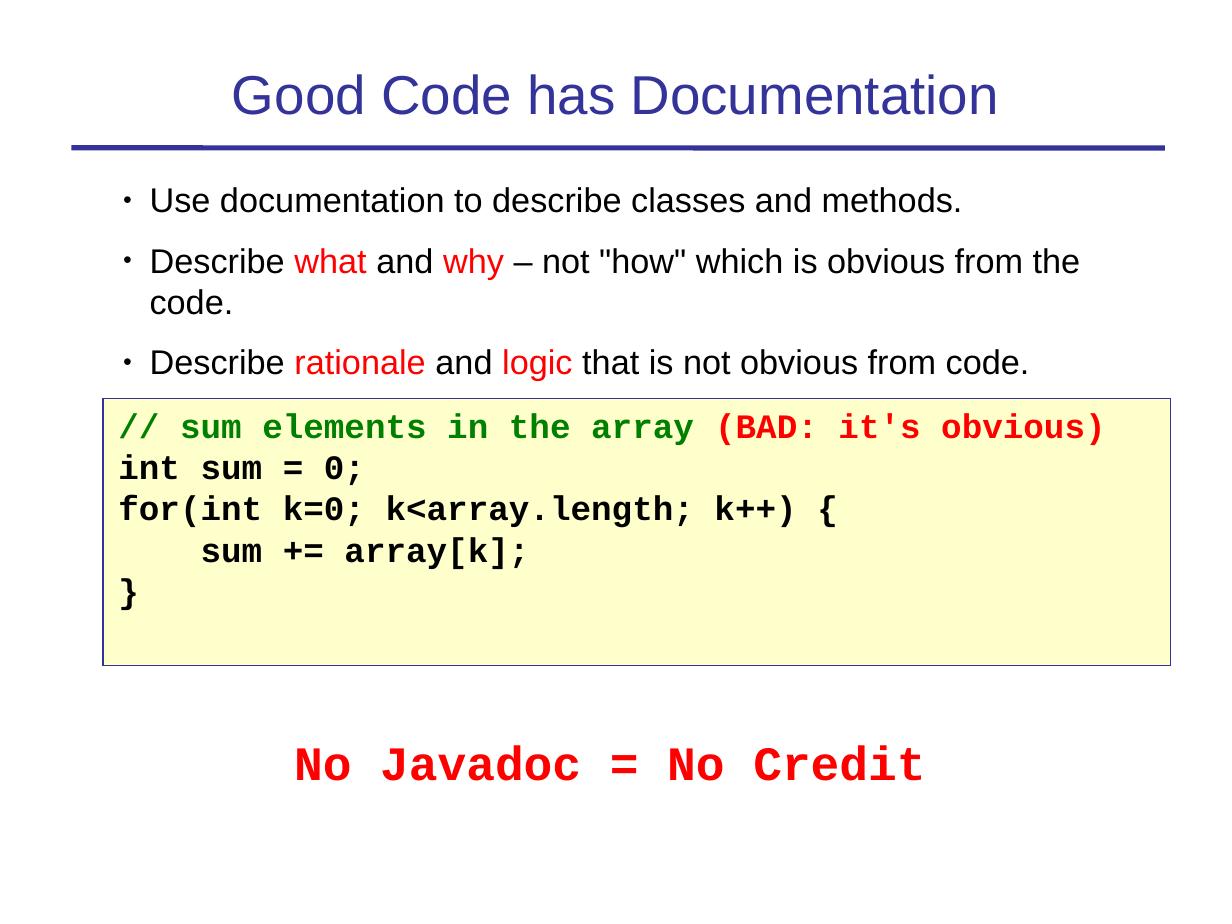
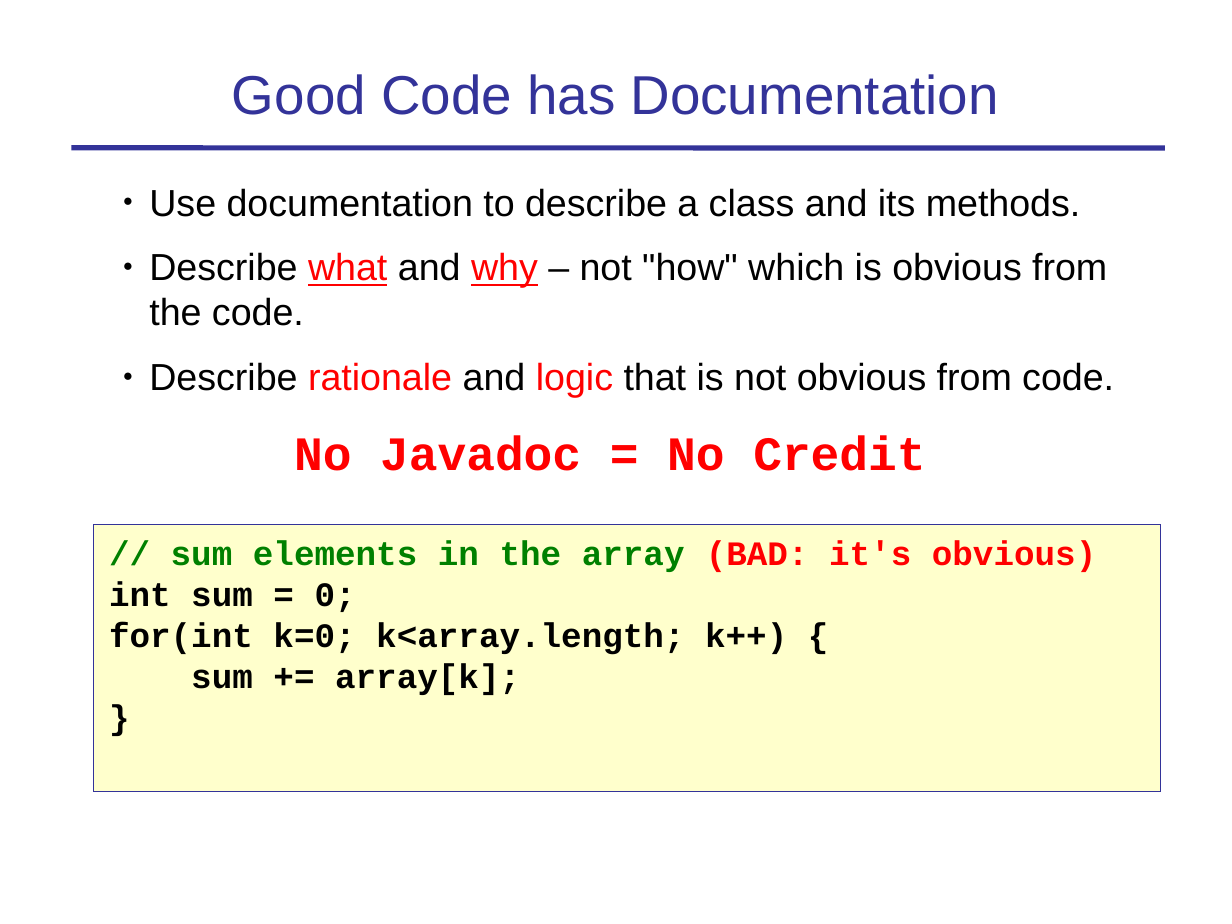
Before and after one commit to skeoop/skeoop.github.io, a slide deck: slide 11 of intro/Coding-Standard-and-Javadoc.ppt. Drawn at 1232x924 pixels with LibreOffice and Linux fonts; fonts in the diff are those of the drawing. Boxes give left, top, right and bottom in pixels: in the first picture for what was removed or moved away, otherwise in the second. Text is boxed around its words. In the diff, an @@ line names an element or a change of style, - is before the commit and + after.

```diff
--- a/intro/Coding-Standard-and-Javadoc.ppt
+++ b/intro/Coding-Standard-and-Javadoc.ppt
@@ text at box(149, 188, 1080, 217): text changed; size 20 to 22 pt @@
-● Use documentation to describe classes and methods.
+● Use documentation to describe a class and its methods.
@@ text at box(149, 252, 1114, 397): size 20 to 22 pt in "Describe what and why – not "how" ...", "Describe rationale and logic that is not ..."; underline on in "what why" @@
@@ text "No Javadoc = No Credit": place and size @@
-text "No Javadoc = No Credit" at box(294, 746, 925, 781)
+text "No Javadoc = No Credit" at box(294, 436, 925, 471)
@@ rectangle "// sum elements in the ...": place and size @@
-rectangle "// sum elements in the ..." at box(103, 398, 1170, 665)
+rectangle "// sum elements in the ..." at box(94, 525, 1161, 792)
```
Also in this commit, not shown: 8 other slides changed, 3 slides added, 12 other files.
